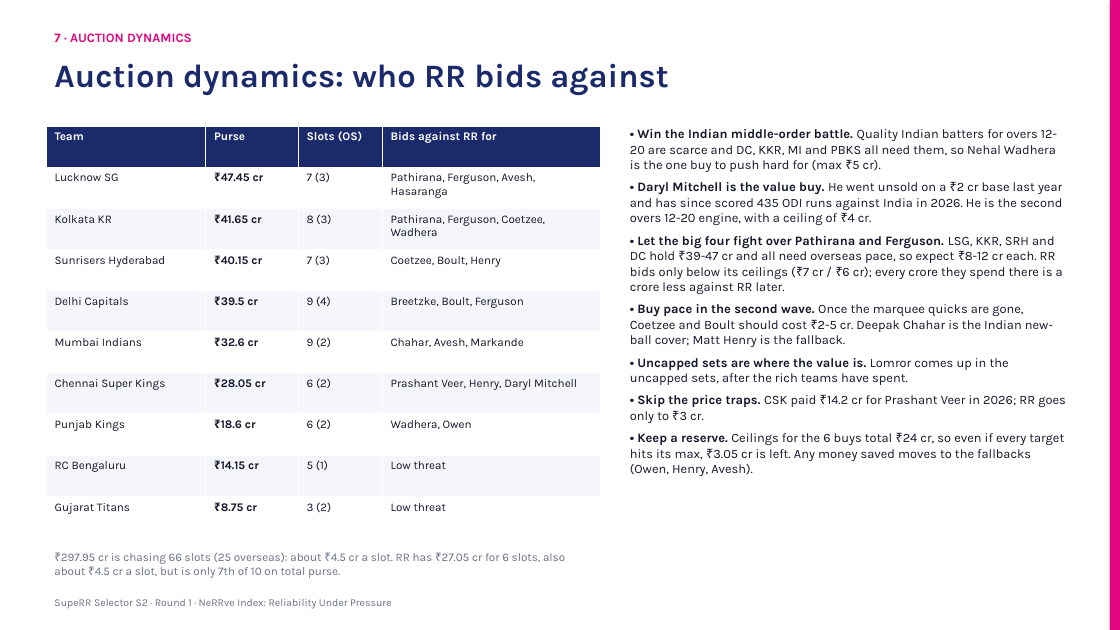
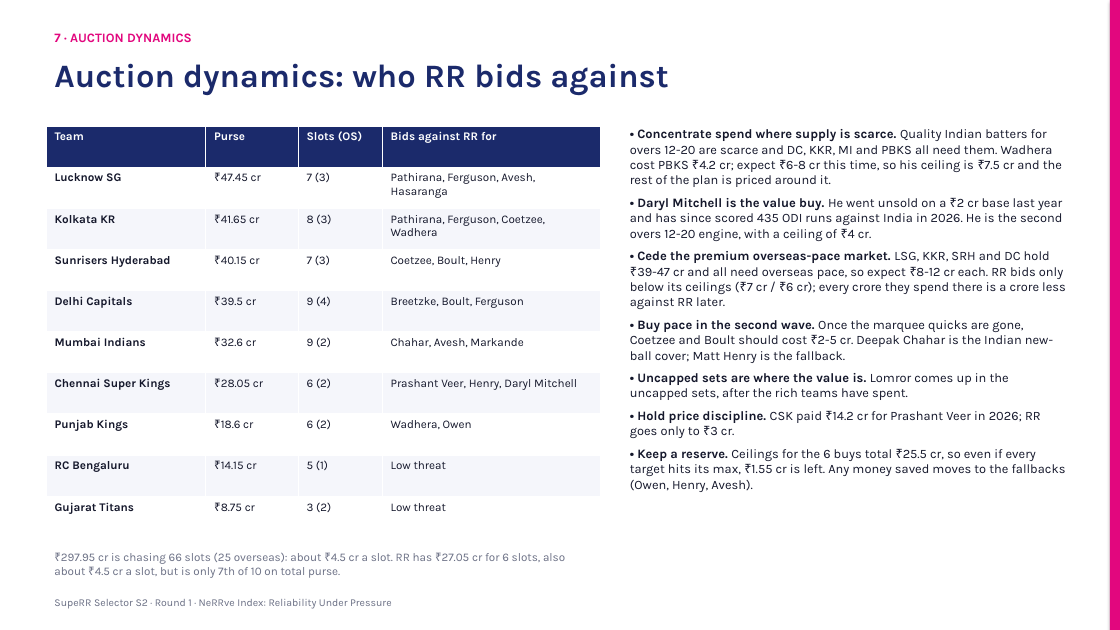
Before and after one commit to KoduruChandrasekhar/RRAuction-, a slide deck: slide 13 of submission/NeRRve_Deck.pptx (slide 12 before the commit). Drawn at 1120x630 pixels with LibreOffice and Linux fonts; fonts in the diff are those of the drawing. Boxes give left, top, right and bottom in pixels: in the first picture for what was removed or moved away, otherwise in the second. Text is boxed around its words. In the diff, an @@ line names an element or a change of style, - is before the commit and + after.

```diff
--- a/submission/NeRRve_Deck.pptx
+++ b/submission/NeRRve_Deck.pptx
@@ table at <box>46,126,601,538</box> @@
@@ bold on in "Lucknow SG", "Kolkata KR", "Sunrisers Hyderabad", "Delhi Capitals" and 5 more places @@
@@ bold off in "₹47.45 cr", "₹41.65 cr", "₹40.15 cr", "₹39.5 cr" and 5 more places @@
@@ text at <box>630,129,1062,187</box>: text changed @@
-• Win the Indian middle-order battle. Quality Indian batters for overs 12-20 are scarce and DC, KKR, MI and PBKS all need them, so Nehal Wadhera is the one buy to push hard for (max ₹5 cr).
+• Concentrate spend where supply is scarce. Quality Indian batters for overs 12-20 are scarce and DC, KKR, MI and PBKS all need them. Wadhera cost PBKS ₹4.2 cr; expect ₹6-8 cr this time, so his ceiling is ₹7.5 cr and the rest of the plan is priced around it.
@@ text at <box>630,251,1066,309</box>: text changed @@
-• Let the big four fight over Pathirana and Ferguson. LSG, KKR, SRH and DC hold ₹39-47 cr and all need overseas pace, so expect ₹8-12 cr each. RR bids only below its ceilings (₹7 cr / ₹6 cr); every crore they spend there is a crore less against RR later.
+• Cede the premium overseas-pace market. LSG, KKR, SRH and DC hold ₹39-47 cr and all need overseas pace, so expect ₹8-12 cr each. RR bids only below its ceilings (₹7 cr / ₹6 cr); every crore they spend there is a crore less against RR later.
@@ text at <box>630,411,1066,492</box>: text changed @@
-• Skip the price traps. CSK paid ₹14.2 cr for Prashant Veer in 2026; RR goes only to ₹3 cr.
-• Keep a reserve. Ceilings for the 6 buys total ₹24 cr, so even if every target hits its max, ₹3.05 cr is left. Any money saved moves to the fallbacks (Owen, Henry, Avesh).
+• Hold price discipline. CSK paid ₹14.2 cr for Prashant Veer in 2026; RR goes only to ₹3 cr.
+• Keep a reserve. Ceilings for the 6 buys total ₹25.5 cr, so even if every target hits its max, ₹1.55 cr is left. Any money saved moves to the fallbacks (Owen, Henry, Avesh).
```
Also in this commit, not shown: 8 other slides changed, 2 slides added, 8 other files.
